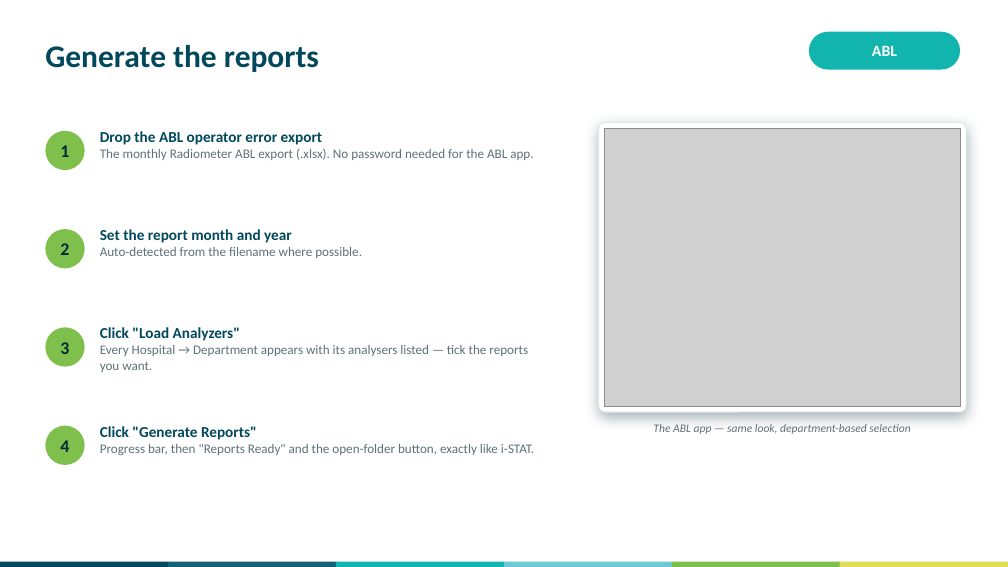
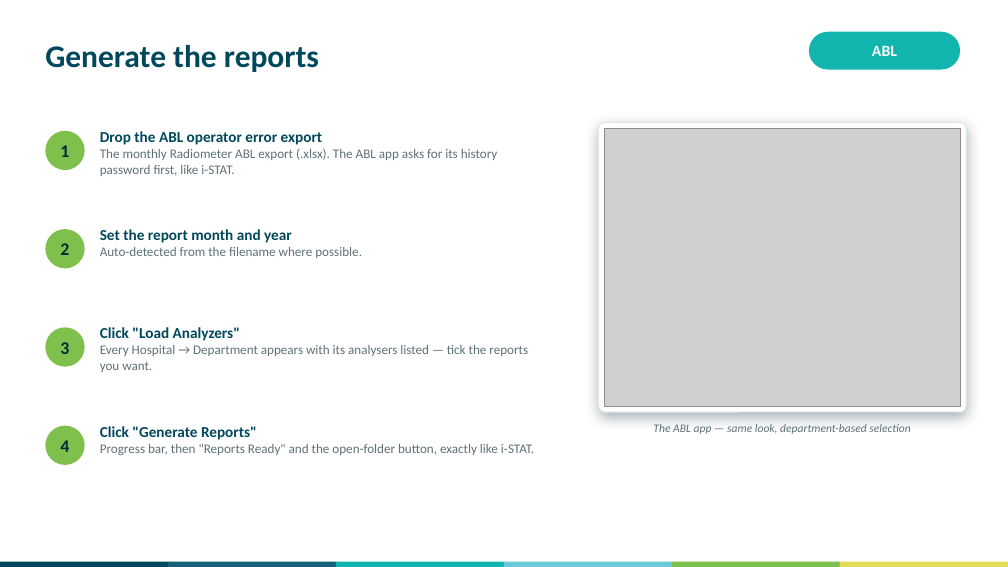
Before and after one commit to swornsealed/Report-app, a slide deck: slide 8 of PQ_Report_Generator_User_Guide.pptx. Drawn at 1008x567 pixels with LibreOffice and Linux fonts; fonts in the diff are those of the drawing; grey boxes stand for pictures. Boxes give left, top, right and bottom in pixels: in the first picture for what was removed or moved away, otherwise in the second. Text is boxed around its words. In the diff, an @@ line names an element or a change of style, - is before the commit and + after.

```diff
--- a/PQ_Report_Generator_User_Guide.pptx
+++ b/PQ_Report_Generator_User_Guide.pptx
@@ text at [100, 131, 498, 176]: text changed @@
-Drop the ABL operator error export
-The monthly Radiometer ABL export (.xlsx). No password needed for the ABL app.
+Drop the ABL operator error export
+The monthly Radiometer ABL export (.xlsx). The ABL app asks for its history password first, like i-STAT.
```
Also in this commit, not shown: 3 other slides changed, 6 other files.
